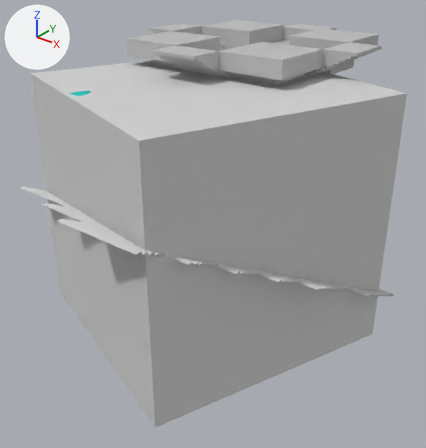
The Blender file android/assets/model/inside_level11_pillars_in_a_hill_of_stairs.blend, before and after one commit.
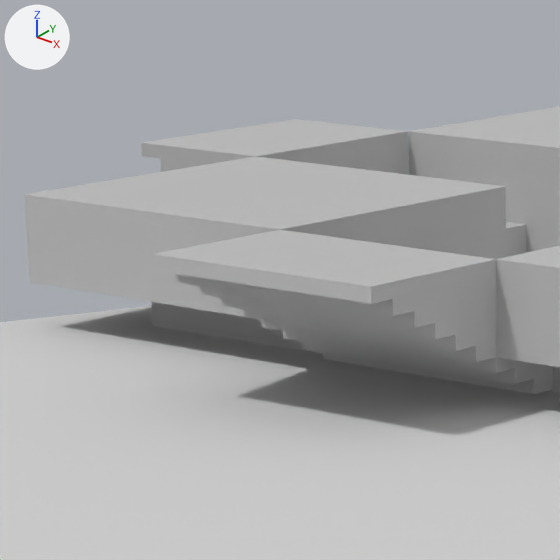
The first picture shows the older version from a camera (50 mm lens) standing at (44.6, -49.4, 42.9) and looking at (4.8, 0.3, 12.0). The close-ups show both versions on the part from 28% to 54% of the width and 0% to 25% of the height of that picture. Arrows for +X, +Y and +Z are at upper left; the lights stay in place.

In view in the first close-up: 'skybox', 'step_pyramid'.
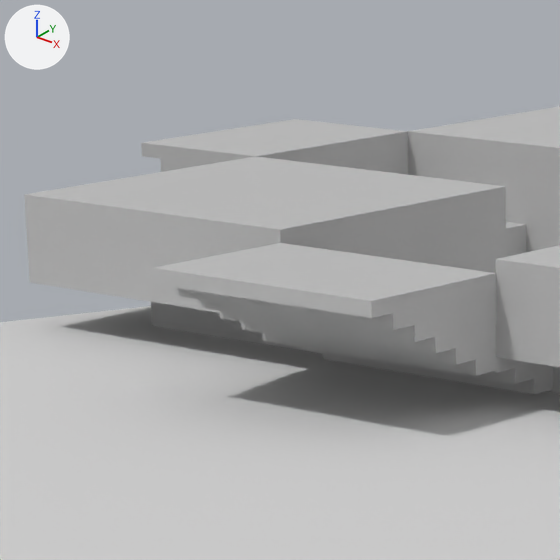
What the commit changed:
Object 'step_pyramid' (ob_step_pyramid) turns from (90, -180, 0) to (270, 0, 0) degrees about x, y and z.

What differs and where, as boxes (x1, y1, x2, y2) in the close-ups (560 x 560 px):
'step_pyramid', turned
    before: (24, 107, 560, 394)
    after: (24, 106, 560, 394)
